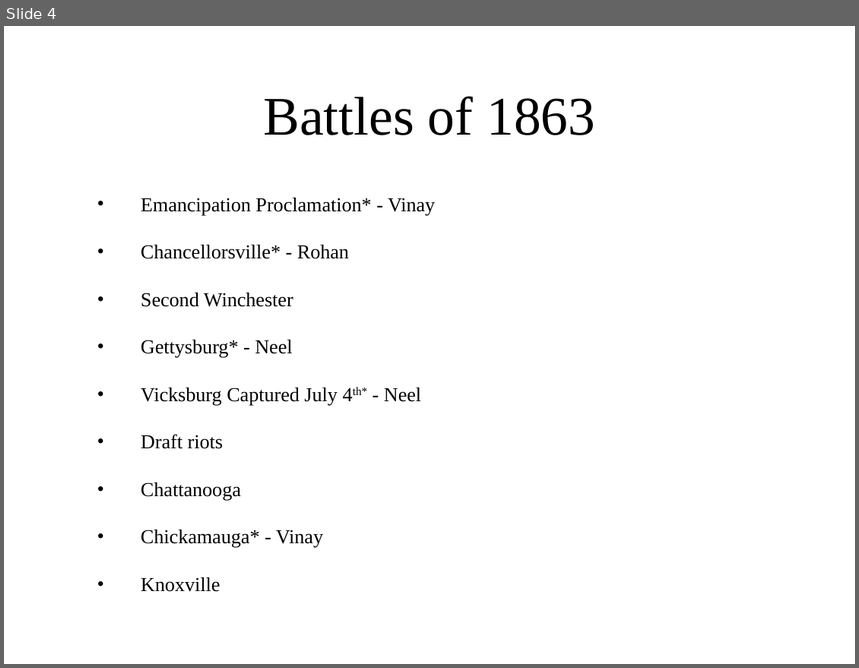
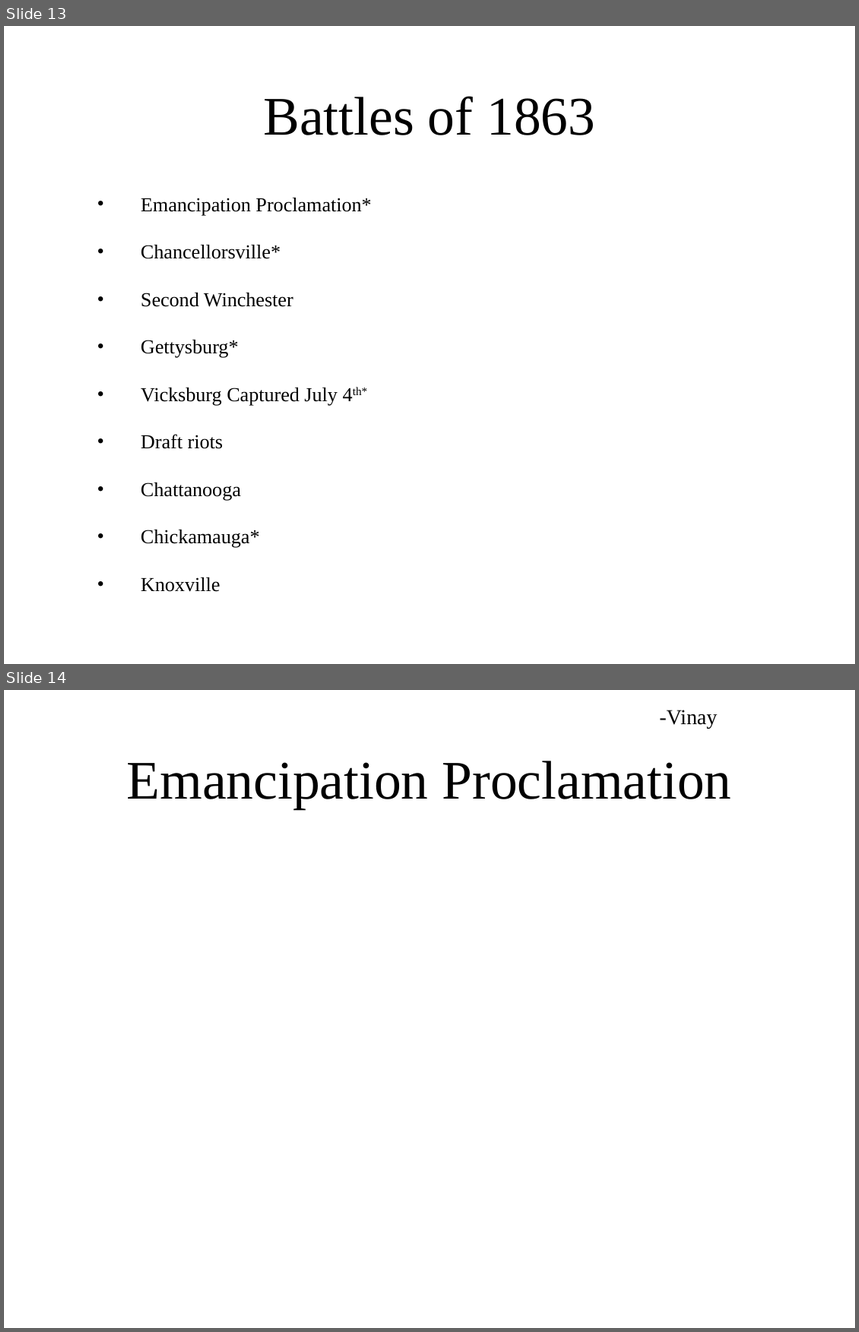
Before and after one commit to ngb3748/SS-Archive-proj, a slide deck: Archive project.pptx. Shown one above the other, each under a label of ours: slide 4 before the commit, slides 13 and 14 after it. The pictures are 859x668 and 859x1332 pixels, drawn with LibreOffice and Linux fonts; fonts in the diff are those of the drawing; background and template pictures are left out. Boxes give left, top, right and bottom in pixels: in the first picture for what was removed or moved away, otherwise in the second. Text is boxed around its words. In the diff, an @@ line names an element or a change of style, - is before the commit and + after.

```diff
--- a/Archive project.pptx
+++ b/Archive project.pptx
@@ slide 14 added at [4, 690, 855, 1328], background picture (left out) @@
@@ text added at [660, 710, 718, 728], 18 pt, text #000000 @@
+-Vinay
@@ title added at [127, 761, 732, 809], 46 pt, text #000000 @@
+Emancipation Proclamation
@@ what was slide 4 is now slide 13 @@
@@ slide 13 changed as well @@
@@ text at [141, 198, 371, 259]: text changed @@
-• Emancipation Proclamation* - Vinay
-• Chancellorsville* - Rohan
+• Emancipation Proclamation*
+• Chancellorsville*
@@ text at [141, 340, 338, 406]: text changed @@
-• Gettysburg* - Neel
-• Vicksburg Captured July 4th* - Neel
+• Gettysburg*
+• Vicksburg Captured July 4th*
@@ text at [141, 530, 260, 548]: text changed @@
-• Chickamauga* - Vinay
+• Chickamauga*
```
Also in this commit, not shown: 4 other slides changed, 23 other slides added.
